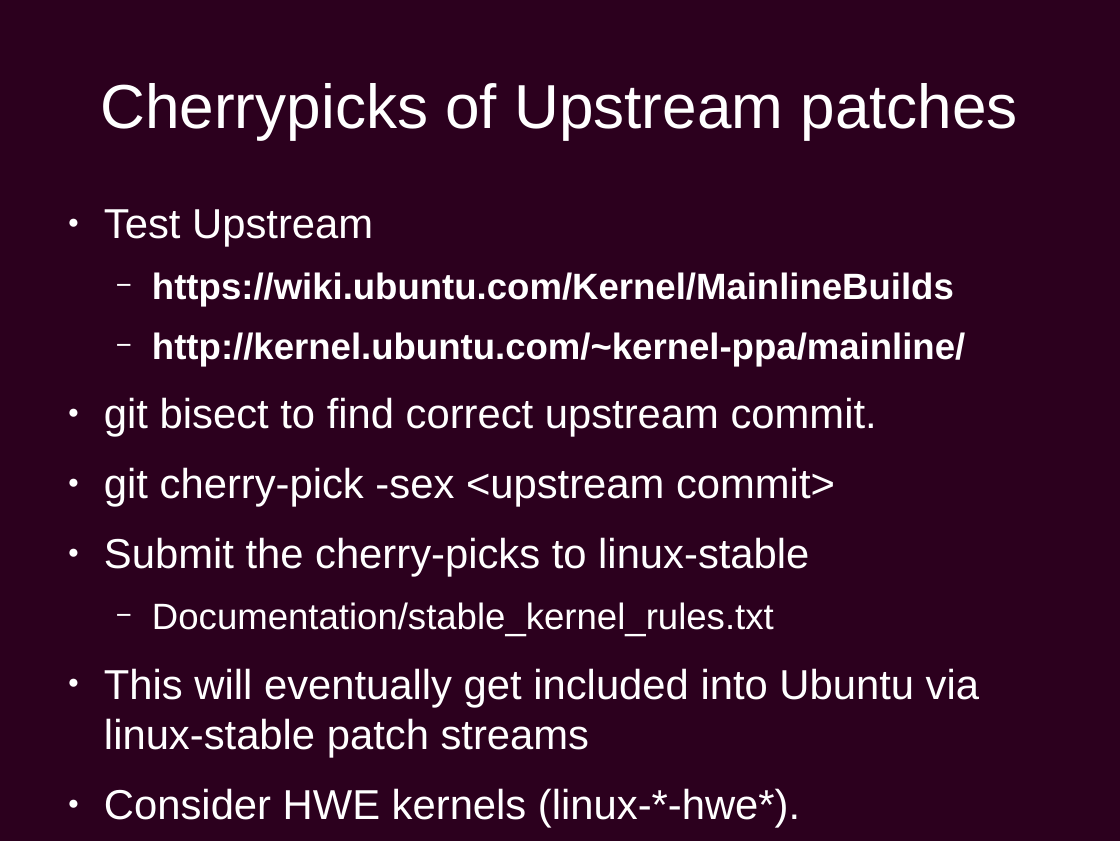
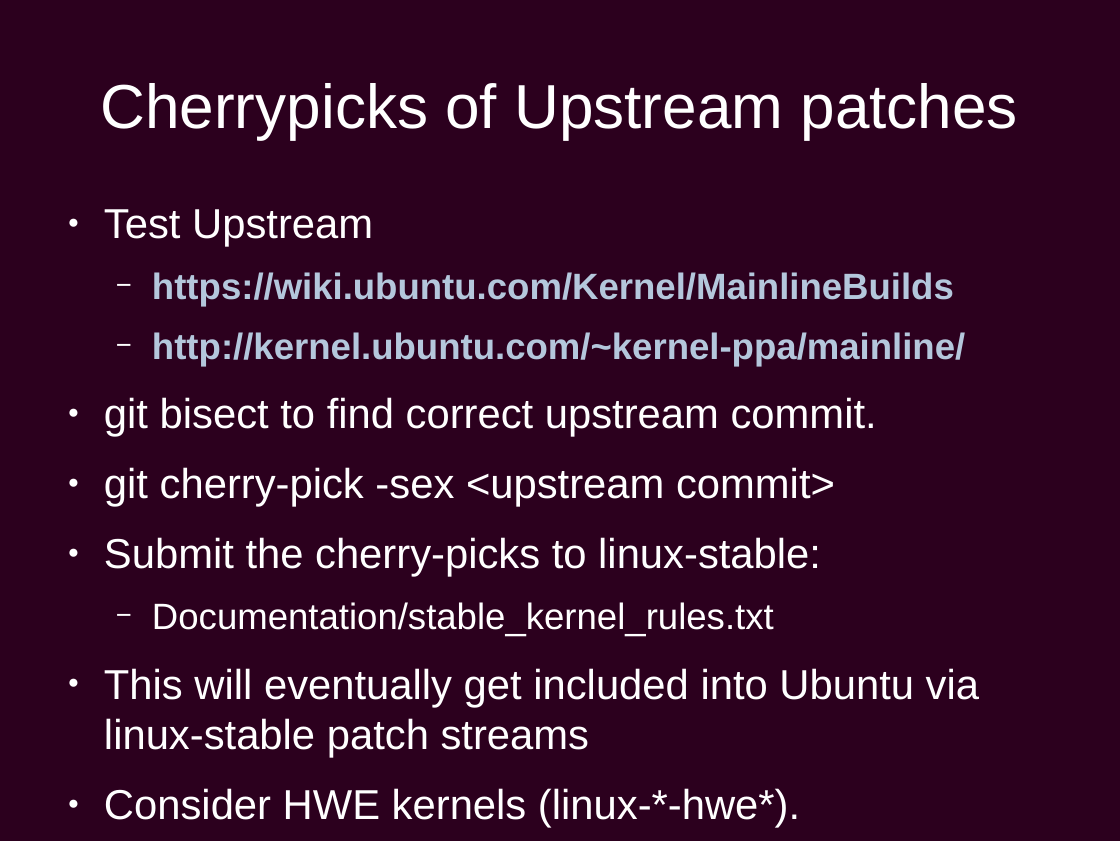
Before and after one commit to chiluk/presentations, a slide deck: slide 33 of Ubuntu Development.odp (slide 35 before the commit). Drawn at 1120x841 pixels with LibreOffice and Linux fonts; fonts in the diff are those of the drawing; background and template pictures are left out. Boxes give left, top, right and bottom in pixels: in the first picture for what was removed or moved away, otherwise in the second. Text is boxed around its words. In the diff, an @@ line names an element or a change of style, - is before the commit and + after.

Commit message:
Checking Ubuntu Primer as Delivered at Scale 17x

```diff
--- a/Ubuntu Development.odp
+++ b/Ubuntu Development.odp
@@ text at bbox=[152, 272, 965, 366]: text colour #FFFFFF to #B4C7DC in "https://wiki.ubuntu.com/Kernel/MainlineBuilds", "http://kernel.ubuntu.com/~kernel-ppa/mainline/" @@
@@ text at bbox=[104, 537, 821, 577]: text changed @@
-● Submit the cherry-picks to linux-stable
+● Submit the cherry-picks to linux-stable:
```
Also in this commit, not shown: 20 other slides changed, 1 other file.
